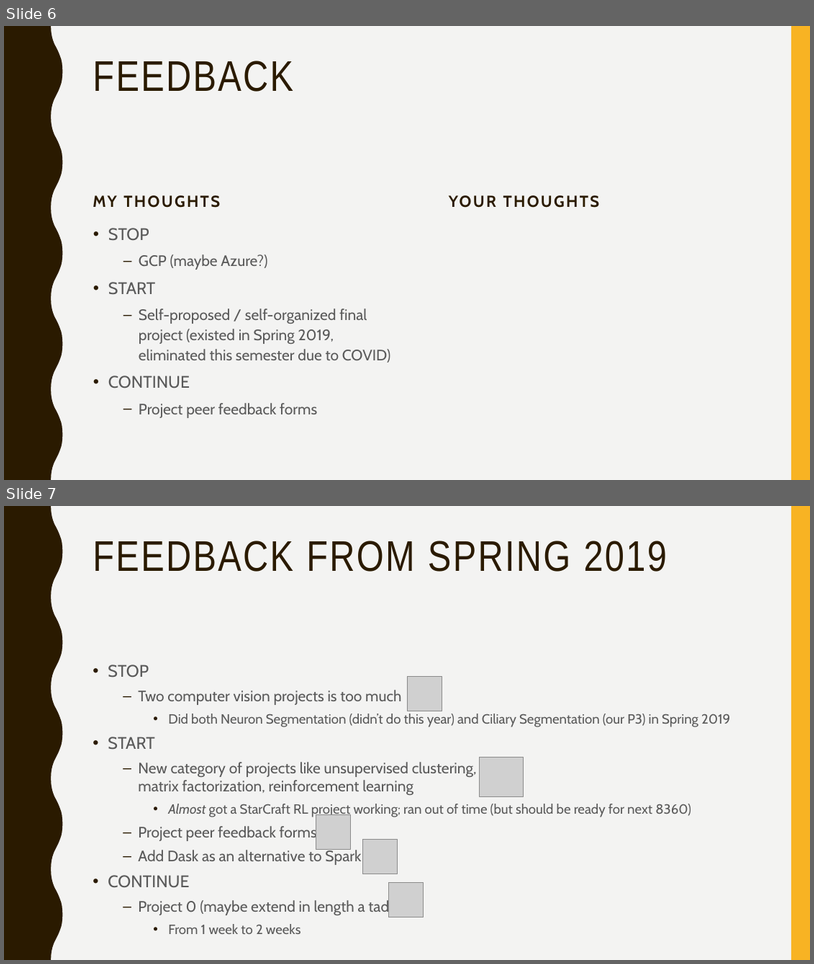
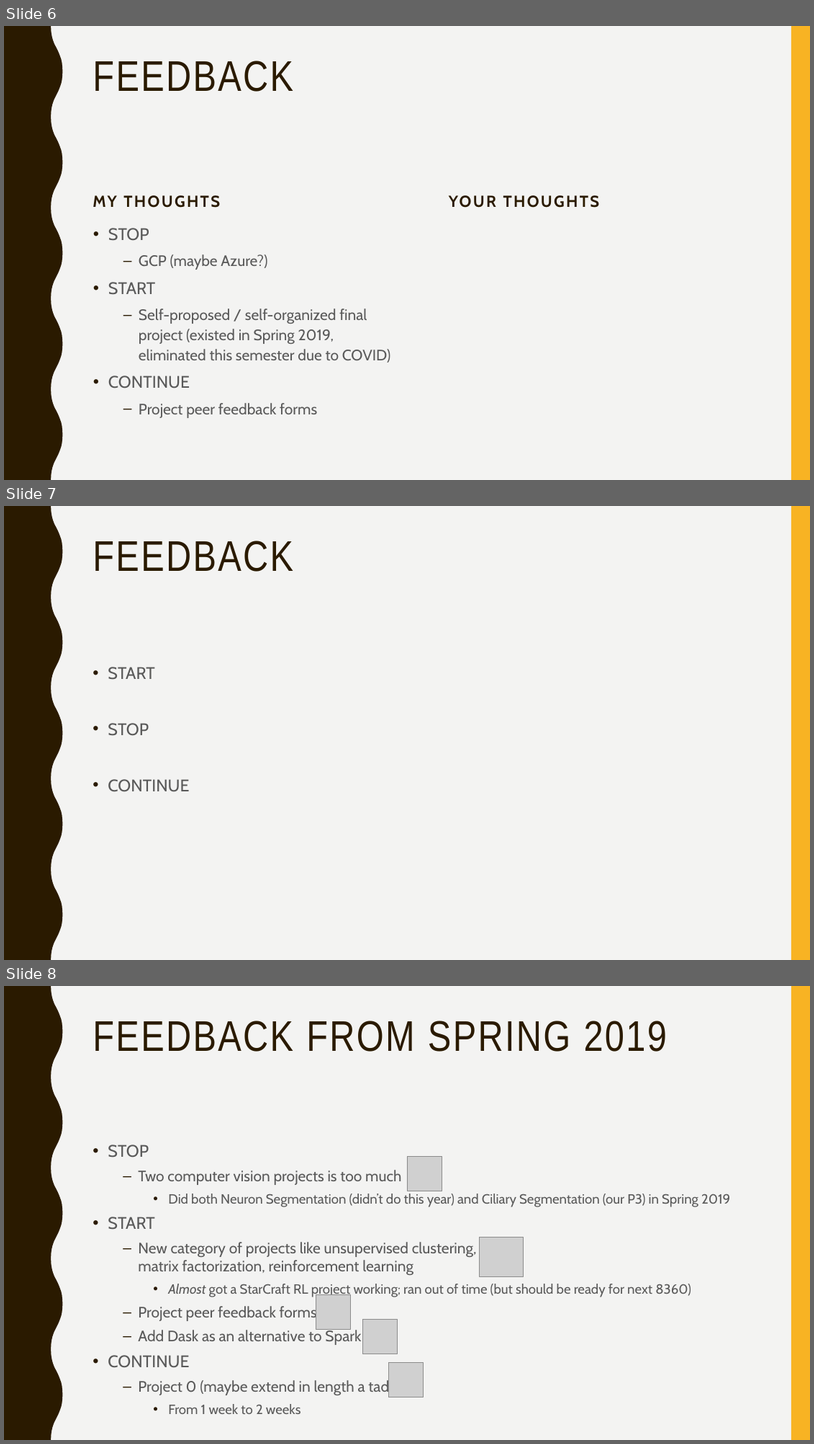
Before and after one commit to dsp-uga/sp21, a slide deck: lectures/Lecture14_Wrapup.pptx. Shown one above the other, each under a label of ours: slides 6 and 7 before the commit, slides 6, 7 and 8 after it. The pictures are 814x964 and 814x1444 pixels, drawn with LibreOffice and Linux fonts; fonts in the diff are those of the drawing; grey boxes stand for pictures. Boxes give left, top, right and bottom in pixels: in the first picture for what was removed or moved away, otherwise in the second. Text is boxed around its words. In the diff, an @@ line names an element or a change of style, - is before the commit and + after.

```diff
--- a/lectures/Lecture14_Wrapup.pptx
+++ b/lectures/Lecture14_Wrapup.pptx
@@ slide 7 added at (x1=4, y1=506, x2=810, y2=960), background #F3F3F2; not listed: 2 template elements that a slide beside it also shows @@
@@ title added at (x1=93, y1=541, x2=293, y2=572), 51 pt, text #2A1A00 @@
+FEEDBACK
@@ text added at (x1=108, y1=667, x2=189, y2=792), 20 pt, text #595959 @@
+• START
+• STOP
+• CONTINUE
@@ what was slide 7 is now slide 8 @@
```
Also in this commit, not shown: 1 slide changed.
